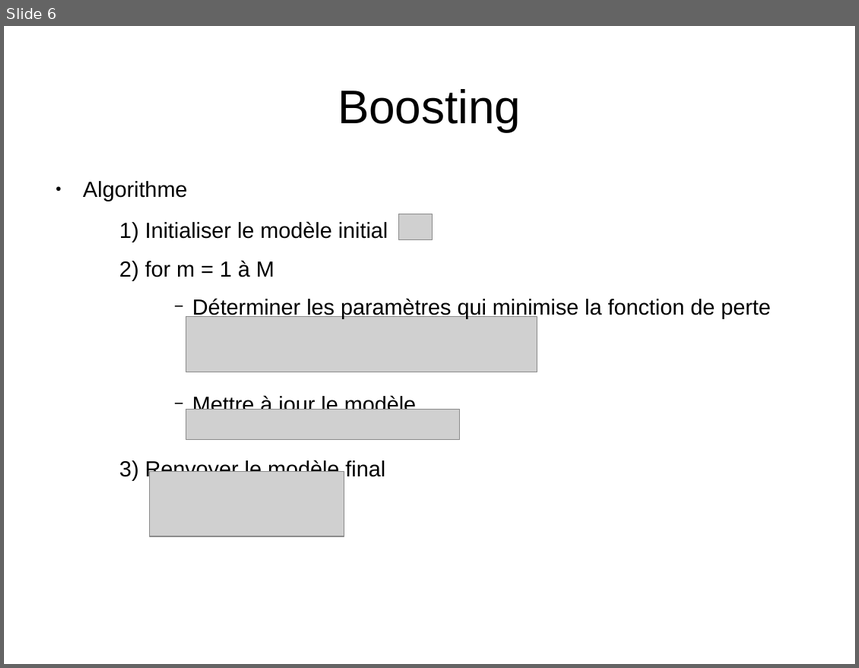
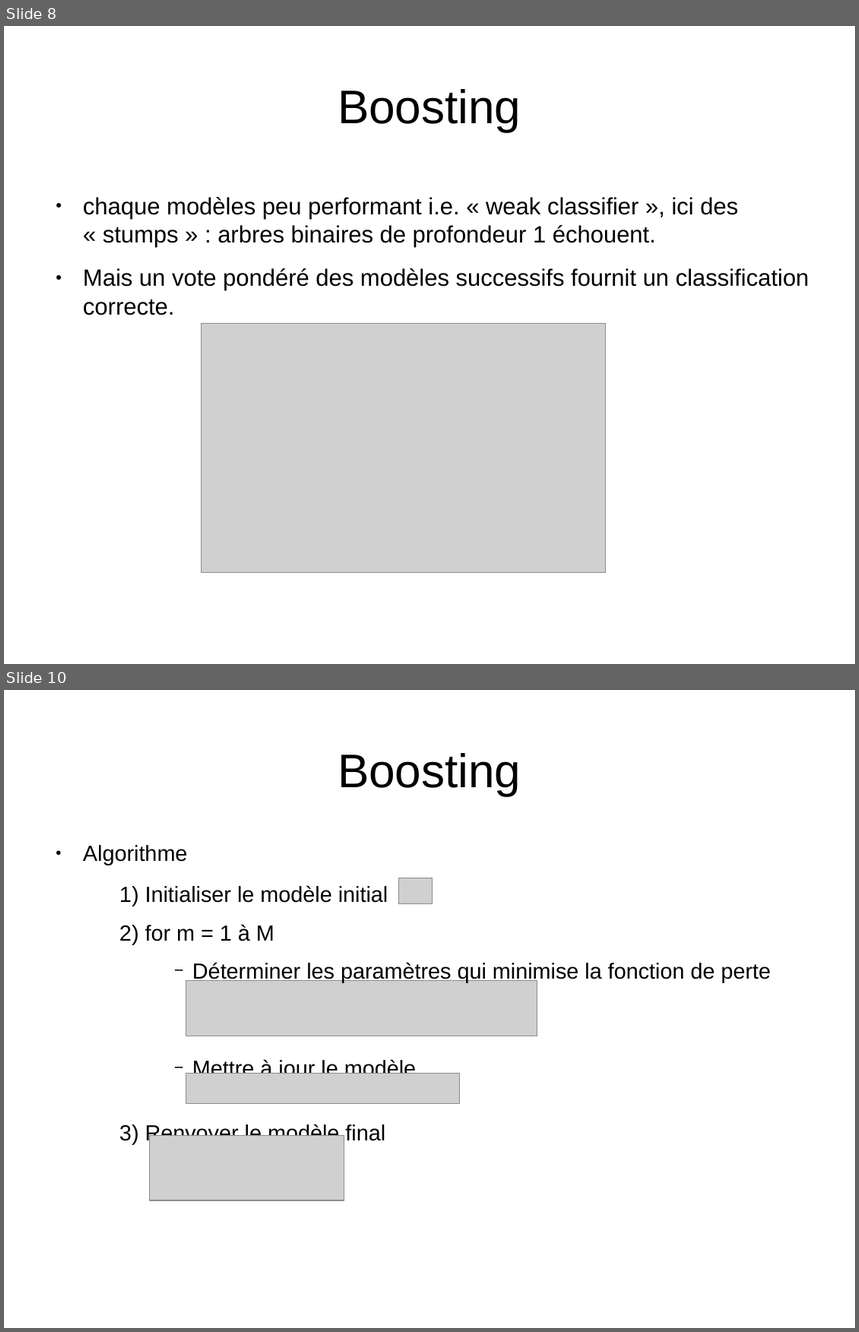
Before and after one commit to kad15/GBM, a slide deck: GBM_kad.odp. Shown one above the other, each under a label of ours: slide 6 before the commit, slides 8 and 10 after it; the slides between them are not shown. The pictures are 859x668 and 859x1332 pixels, drawn with LibreOffice and Linux fonts; fonts in the diff are those of the drawing; grey boxes stand for pictures; background and template pictures are left out. Boxes give left, top, right and bottom in pixels: in the first picture for what was removed or moved away, otherwise in the second. Text is boxed around its words. In the diff, an @@ line names an element or a change of style, - is before the commit and + after.

```diff
--- a/GBM_kad.odp
+++ b/GBM_kad.odp
@@ slide 8 added at (x1=4, y1=26, x2=855, y2=664), background #FFFFFF @@
@@ title added at (x1=338, y1=89, x2=521, y2=132), 44 pt, text #000000 @@
+Boosting
@@ text added at (x1=83, y1=197, x2=810, y2=316), 22 pt, text #000000 @@
+● chaque modèles peu performant i.e. « weak classifier », ici des « stumps » : arbres binaires de profondeur 1 échouent.
+● Mais un vote pondéré des modèles successifs fournit un classification correcte.
@@ picture added at (x1=201, y1=324, x2=606, y2=574) @@
@@ what was slide 6 is now slide 10 @@
```
Also in this commit, not shown: 3 slides changed, 3 other slides added.
